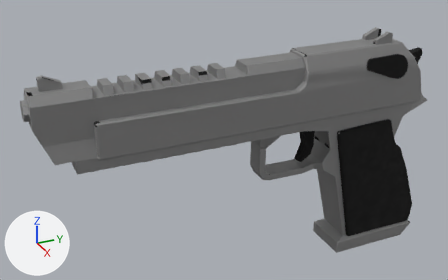
A saved change to the Blender file Models/DesertEagle/DesertEagle.blend.
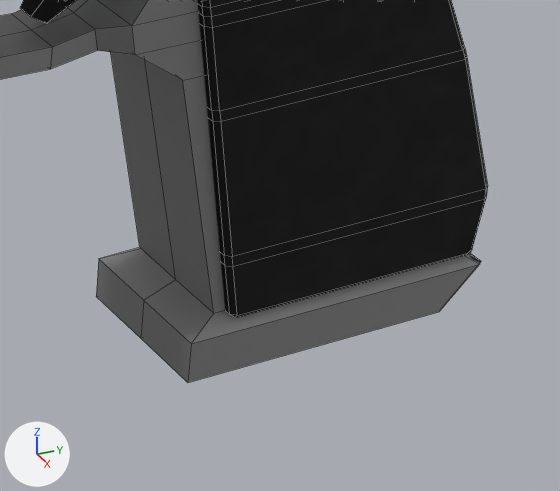
The first picture shows the older version from a camera (50 mm lens) standing at (5.49, -2.91, 2.87) and looking at (-0.2, -0.35, 0.02). The close-ups show the older and then the newer version on the part from 65% to 96% of the width and 56% to 100% of the height of that picture. Only the edits that show in the close-ups are written down. The axes (+X, +Y, +Z) are drawn at lower left. The lights are the same throughout. The close-ups show mesh edges as thin lines.
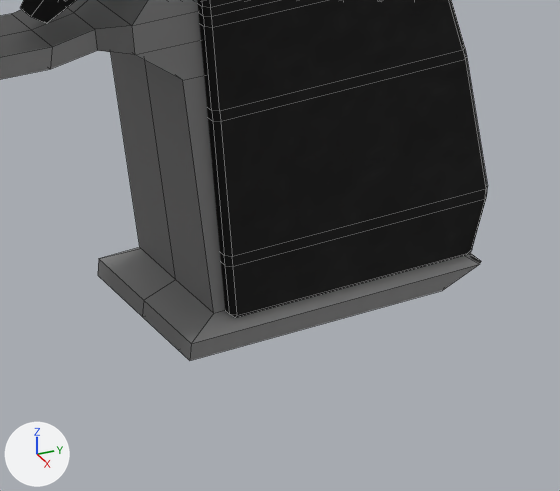
Where the newer file only moved an object's origin or applied its transform, the numbers keep the older frame.

What differs and where, as boxes [x1, y1, x2, y2] in the close-ups (560 x 491 px):
'Cube.001', reshaped
    before: [0, 0, 481, 383]
    after: [0, 0, 488, 361]
part 1 of me_cube_004, cut back
    before: [96, 260, 479, 383]
    after: [98, 260, 478, 361]
'Cube.004', unchanged, covered by the edit
    before: [197, 0, 488, 318]

Diff of the bpy script that builds the scene:
```diff
--- a/Models/DesertEagle/DesertEagle.blend.py
+++ b/Models/DesertEagle/DesertEagle.blend.py
@@ me_cube_004 @@
 # used by ob_cube_001; location = (0.092, -0.144, 0.169); scale = (0.0462, 0.0547, 0.0547)
-me_cube_004.from_pydata(...)  # 395 vertices, 360 faces; spans x -7.7..3.8, y -41.0..42.1, z -31.2..16.7
+me_cube_004.from_pydata(...)  # 555 vertices, 508 faces; spans x -7.7..3.8, y -41.9..42.1, z -29.8..16.7
+# me_cube_004 part 1
+# 6 faces are deleted
+# 8 vertices in x -7.7..3.8, y 20.0..37.9, z -31.2 move by (0.0, 0.0, 1.4)
+# 16 vertices are added at x -6.6..3.0, y 20.0..37.9, z -29.8..-28.9
+# 18 new faces join them, mat_deserteagle
+# other edits to the shape of me_cube_004 do not show in these pictures
 me_cube_004.materials.append(mat_deserteagle)
+me_cube_004.materials.append(mat_metal)  # grey #a9a9a9
```
